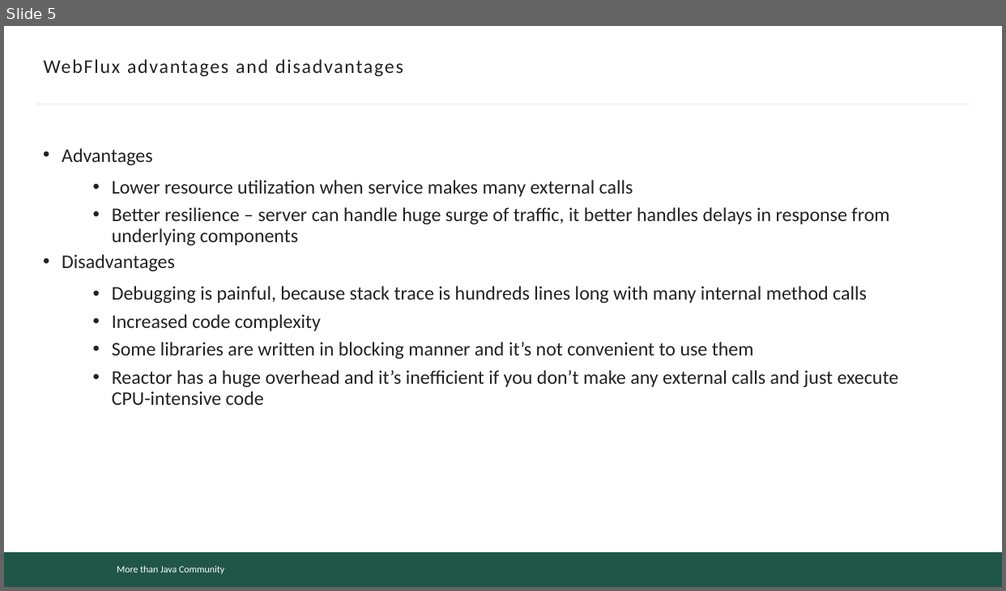
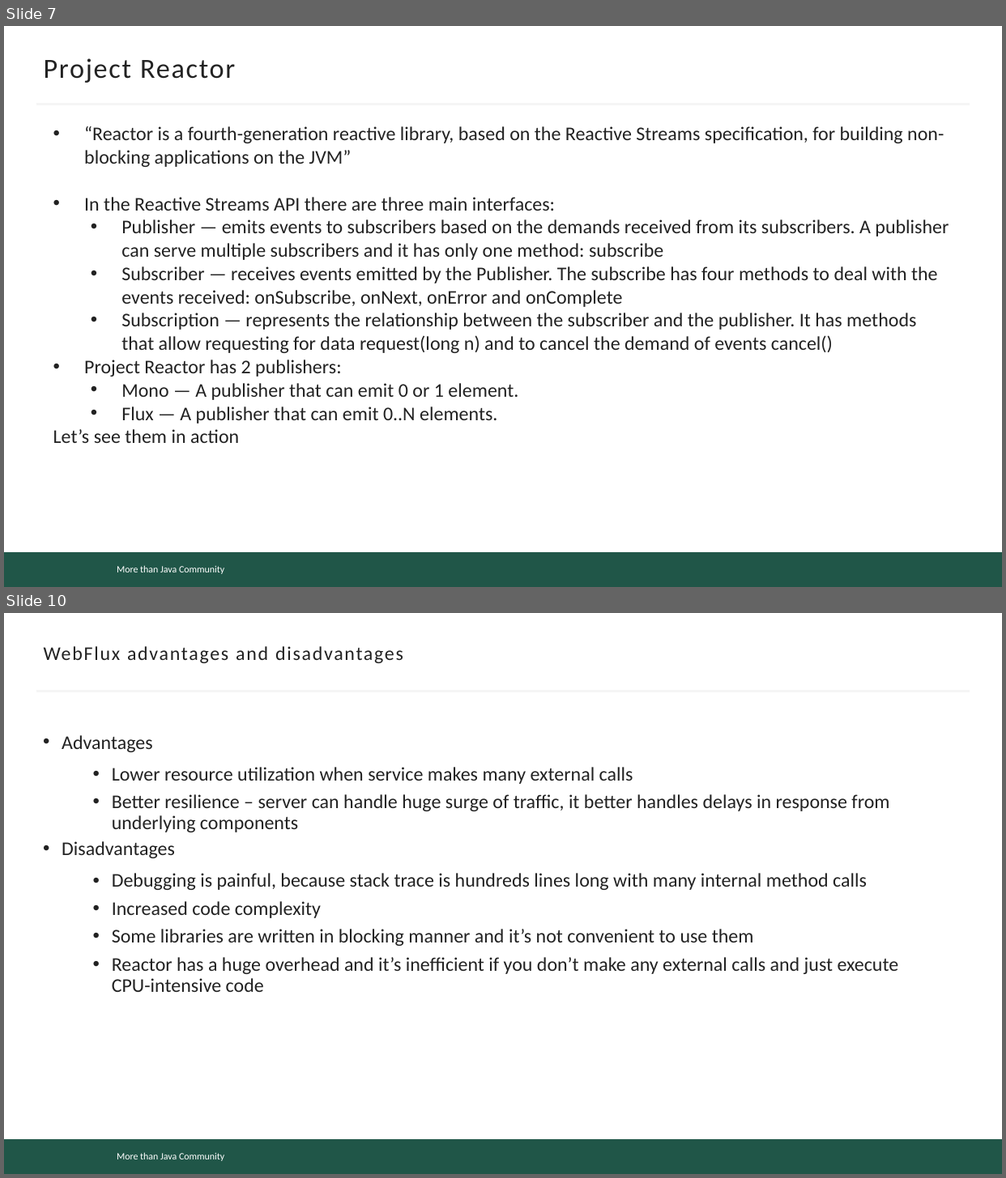
Before and after one commit to mjc-school/mentors-handsbook, a slide deck: light-talks/reactive/reactive.pptx. Shown one above the other, each under a label of ours: slide 5 before the commit, slides 7 and 10 after it; the slides between them are not shown. The pictures are 1006x591 and 1006x1178 pixels, drawn with LibreOffice and Linux fonts; fonts in the diff are those of the drawing; background and template pictures are left out. Boxes give left, top, right and bottom in pixels: in the first picture for what was removed or moved away, otherwise in the second. Text is boxed around its words. In the diff, an @@ line names an element or a change of style, - is before the commit and + after.

```diff
--- a/light-talks/reactive/reactive.pptx
+++ b/light-talks/reactive/reactive.pptx
@@ slide 7 added at [4,26,1002,587], background #FFFFFF; not listed: 3 template elements that a slide beside it also shows @@
@@ title added at [44,58,235,83], 20 pt, text #222222 @@
+Project Reactor
@@ text added at [53,126,948,443], 14 pt, text #222222 @@
+• “Reactor is a fourth-generation reactive library, based on the Reactive Streams specification, for building non-blocking applications on the JVM”
+• In the Reactive Streams API there are three main interfaces:
+  • Publisher — emits events to subscribers based on the demands received from its subscribers. A publisher can serve multiple subscribers and it has only one method: subscribe
+  • Subscriber — receives events emitted by the Publisher. The subscribe has four methods to deal with the events received: onSubscribe, onNext, onError and onComplete
+  • Subscription — represents the relationship between the subscriber and the publisher. It has methods that allow requesting for data request(long n) and to cancel the demand of events cancel()
+• Project Reactor has 2 publishers:
+  • Mono — A publisher that can emit 0 or 1 element.
+  • Flux — A publisher that can emit 0..N elements.
+Let’s see them in action
@@ what was slide 5 is now slide 10 @@
```
Also in this commit, not shown: 3 slides changed, 5 other slides added, 1 slide removed.
